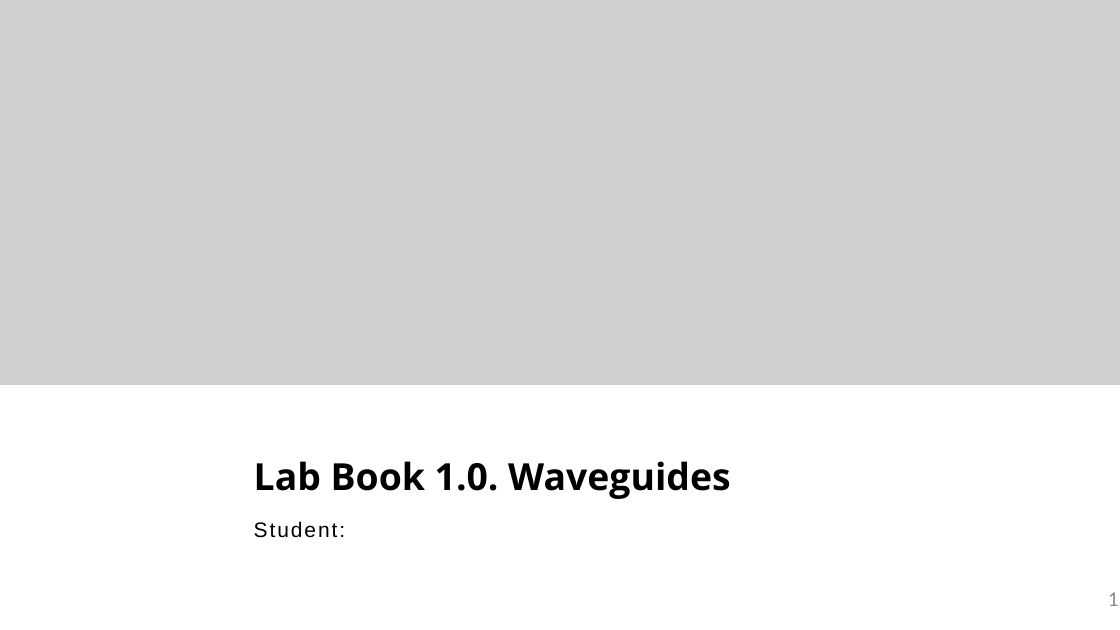
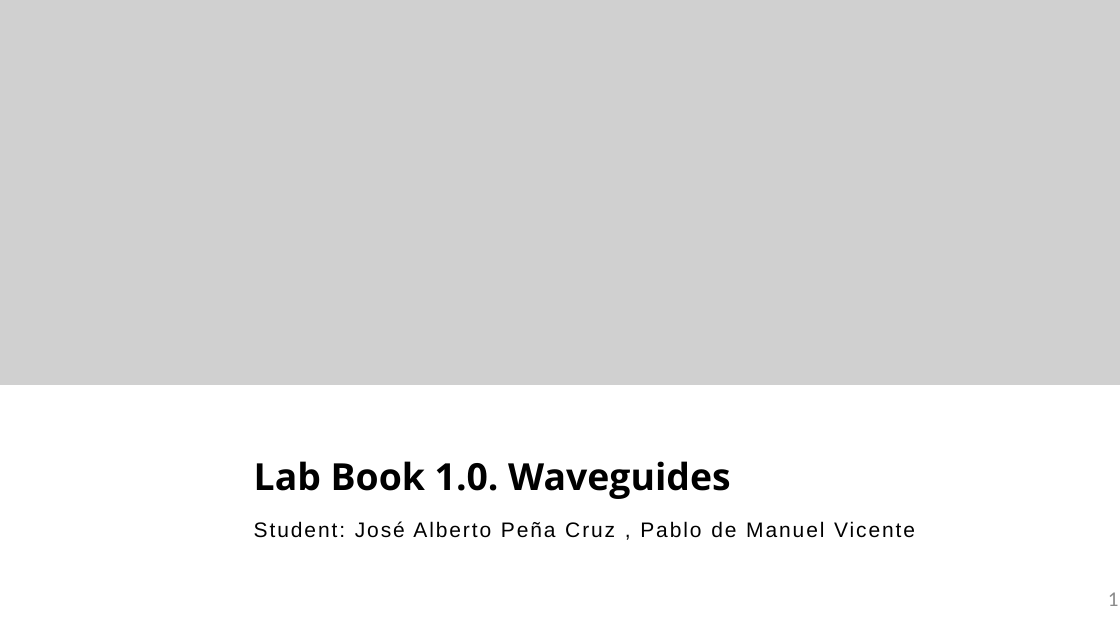
Before and after one commit to Japeacru/cifoin-lab1, a slide deck: slide 1 of LabBook_10.pptx. Drawn at 1120x630 pixels with LibreOffice and Linux fonts; fonts in the diff are those of the drawing; grey boxes stand for pictures; background and template pictures are left out. Boxes give left, top, right and bottom in pixels: in the first picture for what was removed or moved away, otherwise in the second. Text is boxed around its words. In the diff, an @@ line names an element or a change of style, - is before the commit and + after.

```diff
--- a/LabBook_10.pptx
+++ b/LabBook_10.pptx
@@ text at [254,521,915,538]: text changed @@
-Student:
+Student: José Alberto Peña Cruz , Pablo de Manuel Vicente
```
Also in this commit, not shown: 2 other slides changed, 1 other file.
